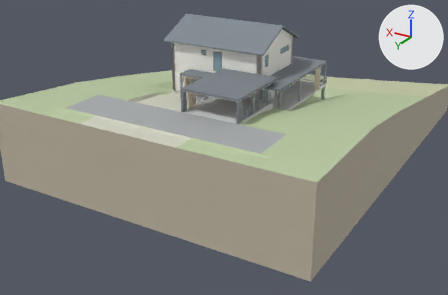
One commit to the glTF model public/models/Schaffernak_Haus_C.glb: the scene before it, then after it.
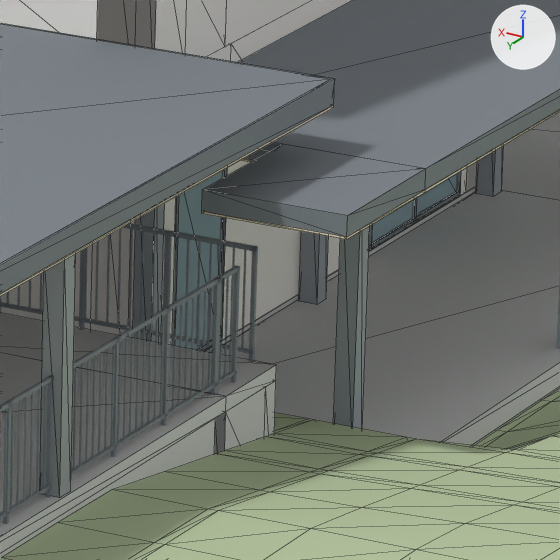
Each version appears first from a camera (50 mm lens) standing at (-28.71, 62.9, 21.82) and looking at (0.83, 13.65, -2.8), and next in a close-up on the part from 55% to 67% of the width and 24% to 41% of the height. Arrows for +X, +Y and +Z are at upper right; the lights stay in place. The last two pictures show the newer version. The close-ups show mesh edges as thin lines. Vertices at exactly the same position are counted once.

The older version as bpy lines, for what is in view:
```python
me_entwurf_dach_ruecklauf = bpy.data.meshes.new('Entwurf_Dach_Ruecklauf')
me_entwurf_dach_ruecklauf.from_pydata(...)  # a box spanning x -3.0..-1.55, y 7.82..9.42, z 2.55..2.75
me_entwurf_dach_ruecklauf.materials.append(mat_material_6)  # grey #7d848b
me_entwurf_holzuntersicht_ruecklauf = bpy.data.meshes.new('Entwurf_Holzuntersicht_Ruecklauf')
me_entwurf_holzuntersicht_ruecklauf.from_pydata(...)  # a box spanning x -3.0..-1.55, y 7.82..9.42, z 2.53..2.55
me_entwurf_holzuntersicht_ruecklauf.materials.append(mat_material_13)  # pale yellow #e7dbc4
me_og_left_wand4 = bpy.data.meshes.new('OG_left_Wand4')
me_og_left_wand4.from_pydata(...)  # a box spanning x 0.0..0.4, y 6.8..7.82, z 2.97..5.75
me_og_left_wand4.materials.append(mat_material_0)  # white #f7f5f0
ob_carport_eckelement_hinten_balkon = bpy.data.objects.new('Carport_Eckelement_hinten_Balkon', None)
ob_carport_eckelement_hinten_balkon.location = (0.0, 0.0, 0.0)
ob_entwurf_dach_ruecklauf = bpy.data.objects.new('Entwurf_Dach_Ruecklauf', me_entwurf_dach_ruecklauf)
ob_entwurf_dach_ruecklauf.location = (0.0, 0.0, 0.0)
ob_entwurf_holzuntersicht_ruecklauf = bpy.data.objects.new('Entwurf_Holzuntersicht_Ruecklauf', me_entwurf_holzuntersicht_ruecklauf)
ob_entwurf_holzuntersicht_ruecklauf.location = (0.0, 0.0, 0.0)
ob_og_left_wand4 = bpy.data.objects.new('OG_left_Wand4', me_og_left_wand4)
ob_og_left_wand4.location = (0.0, 0.0, 0.0)
# also in view: 'Entwurf_Holzuntersicht_Carport' at (1.18, 11.83, 3.19); 'EG_left_Wand2' at (0.2, 4.26, 1.49); 'Entwurf_Wandseitige_Stuetze_Balkon_links_3' at (-0.13, 7.69, 1.24); 'Carport_Metallgelaender_links_2_Pfosten_0' at (-1.93, 12.94, 1.55); 'Carport_Metallgelaender_Podest_Hausseite_Untergurt' at (-0.49, 8.85, 1.1)
```
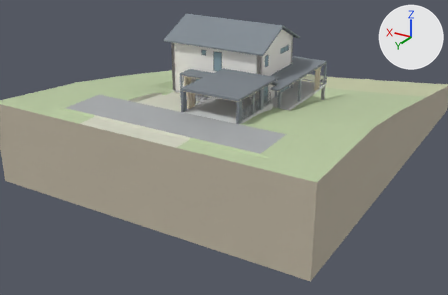
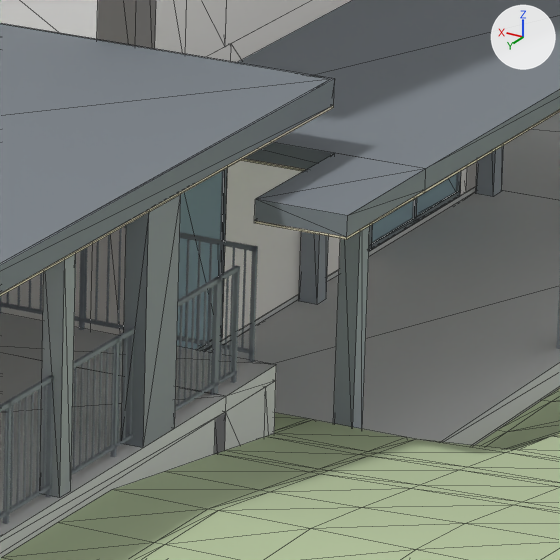
Where the change shows, as pixel boxes [x1, y1, x2, y2] in the close-ups (560 x 560 px; the box of a moved part takes in the faces that stretch with it):
'Entwurf_Dach_Ruecklauf', moved, rescaled (23% narrower, 10% shorter): before [202, 144, 426, 237]; after [254, 153, 426, 237]
'Carport_Eckelement_hinten_Balkon', now drawn: after [121, 194, 181, 448]
'Entwurf_Holzuntersicht_Ruecklauf', moved, rescaled: before [202, 190, 425, 240]; after [254, 190, 425, 240]
part 1 of me_entwurf_dach_ruecklauf, moved or reshaped: before [202, 144, 425, 237]; after [254, 153, 425, 237]
part 2 of me_entwurf_holzuntersicht_ruecklauf, moved or reshaped: before [202, 211, 347, 240]; after [254, 221, 347, 240]
'Entwurf_Wandseitige_Stuetze_Balkon_links_3', unchanged, covered by the edit: before [133, 203, 165, 343]

The change, as a list of edits to the scene's bpy script:
```text
Add mat_defaultmaterial:
    mat_defaultmaterial = bpy.data.materials.new('DefaultMaterial')
    mat_defaultmaterial.use_nodes = True; mat_defaultmaterial.node_tree.nodes.clear()
    _N = mat_defaultmaterial.node_tree.nodes; _L = mat_defaultmaterial.node_tree.links
    n0 = _N.new('ShaderNodeOutputMaterial'); n0.name = 'Material Output'
    n1 = _N.new('ShaderNodeBsdfPrincipled'); n1.name = 'Principled BSDF'
    n2 = _N.new('ShaderNodeVertexColor'); n2.name = 'Color Attribute'
    _L.new(n1.outputs[0], n0.inputs[0])  # 'BSDF' to 'Surface'
    _L.new(n2.outputs[0], n1.inputs[0])  # 'Color' to 'Base Color'
Change me_entwurf_holzuntersicht_ruecklauf:
    used by ob_entwurf_holzuntersicht_ruecklauf; location = (0.0, 0.0, 0.0)
    remove me_entwurf_holzuntersicht_ruecklauf.from_pydata(...)  # 8 vertices, 12 faces; spans x -3.0..-1.55, y 7.82..9.42, z 2.53..2.55
    add me_entwurf_holzuntersicht_ruecklauf.from_pydata(...)  # 8 vertices, 12 faces; spans x -3.0..-2.08, y 7.82..9.42, z 2.53..2.55
    me_entwurf_holzuntersicht_ruecklauf part 2: the whole mesh is scaled about its middle by (0.634, 1, 1), then moved by (-0.26, 0.0, 0.0)
Change me_entwurf_dach_ruecklauf:
    used by ob_entwurf_dach_ruecklauf; location = (0.0, 0.0, 0.0)
    remove me_entwurf_dach_ruecklauf.from_pydata(...)  # 8 vertices, 12 faces; spans x -3.0..-1.55, y 7.82..9.42, z 2.55..2.75
    add me_entwurf_dach_ruecklauf.from_pydata(...)  # 8 vertices, 12 faces; spans x -3.0..-2.08, y 7.82..9.42, z 2.55..2.75
    me_entwurf_dach_ruecklauf part 1: the whole mesh is scaled about its middle by (0.634, 1, 1), then moved by (-0.26, 0.0, 0.0)
Add me_carport_eckelement_hinten_balkon:
    me_carport_eckelement_hinten_balkon.from_pydata(...)  # a box spanning x -2.05..-1.83, y 10.82..11.42, z 1.0..3.18
    me_carport_eckelement_hinten_balkon.materials.append(mat_defaultmaterial)
Change ob_carport_eckelement_hinten_balkon:
    ob_carport_eckelement_hinten_balkon: bpy.data.objects.new('Carport_Eckelement_hinten_Balkon', None) -> bpy.data.objects.new('Carport_Eckelement_hinten_Balkon', me_carport_eckelement_hinten_balkon)
```
